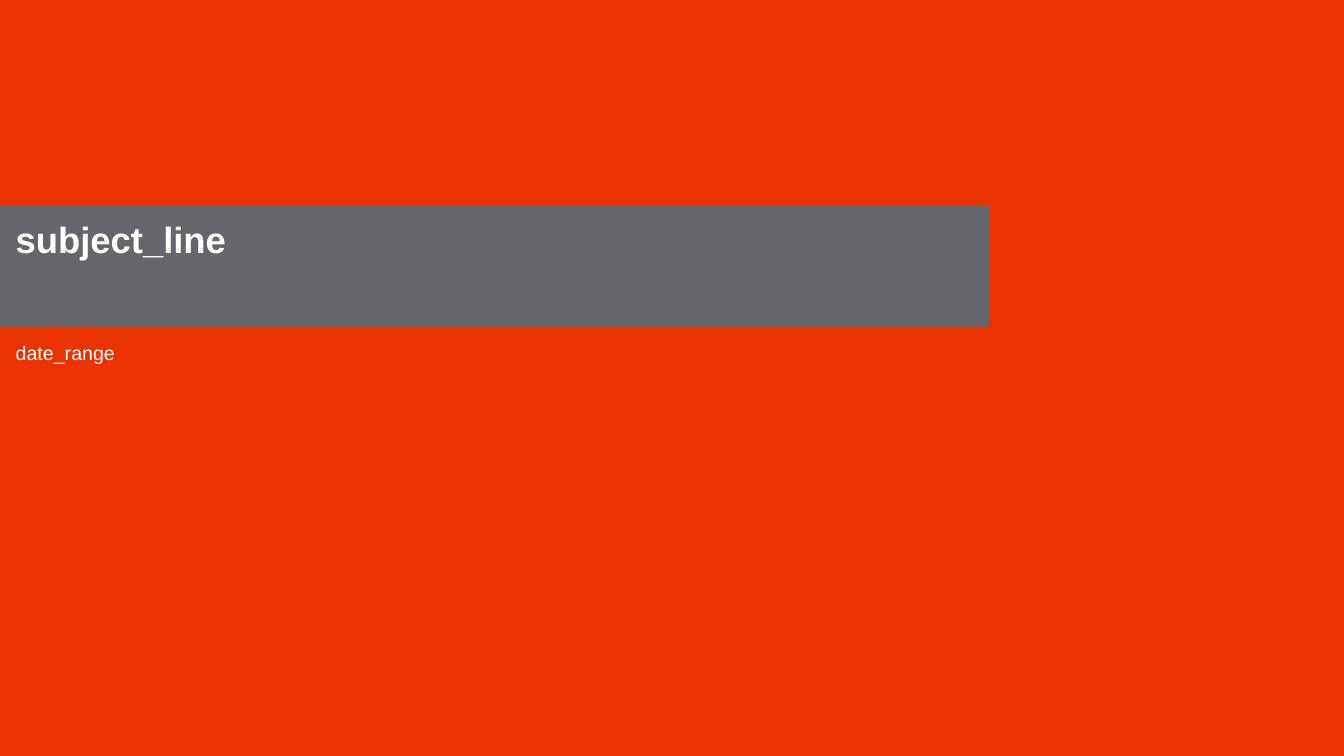
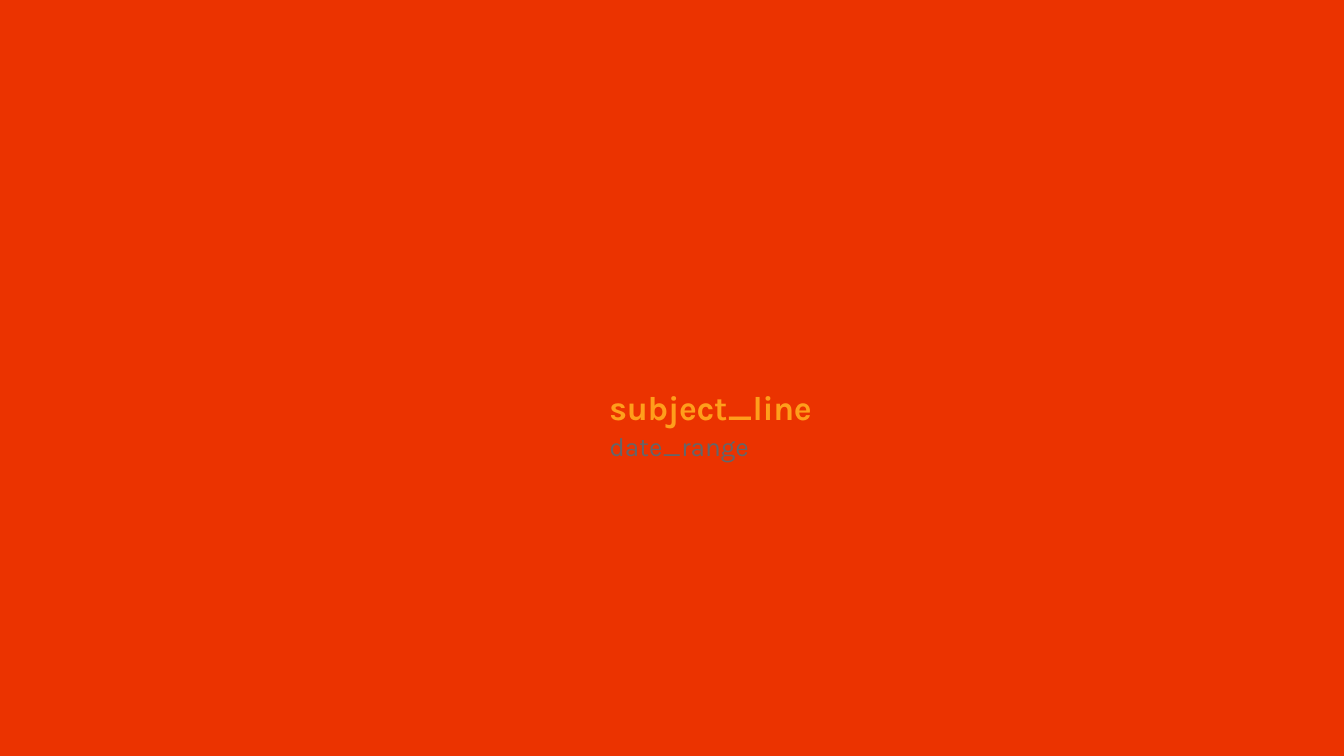
Before and after one commit to xpistos90210/templates, a slide deck: slide 1 of Linkedin_Master_Template.pptx. Drawn at 1344x756 pixels with LibreOffice and Linux fonts; fonts in the diff are those of the drawing; background and template pictures are left out. Boxes give left, top, right and bottom in pixels: in the first picture for what was removed or moved away, otherwise in the second. Text is boxed around its words. In the diff, an @@ line names an element or a change of style, - is before the commit and + after.

```diff
--- a/Linkedin_Master_Template.pptx
+++ b/Linkedin_Master_Template.pptx
@@ rectangle removed at (0,205,989,327) @@
@@ title "subject_line": place and size @@
-title "subject_line" at (16,226,226,261)
+title "subject_line" at (609,396,811,428)
@@ title "subject_line" at (609,396,811,428): size 26 to 24 pt, font Arial to Karla, text colour #FFFFFF to #FF9E1B, letter spacing 0 to -0.2 pt; vertical alignment top to bottom @@
@@ subtitle "date_range": place and size @@
-subtitle "date_range" at (16,345,115,364)
+subtitle "date_range" at (609,438,748,463)
@@ subtitle "date_range" at (609,438,748,463): size 14 to 18.6 pt, font Arial to Karla, text colour #FFFFFF to #63666A; line spacing 1 to 1.13; more space between paragraphs @@
```
Also in this commit, not shown: 4 other slides changed.
